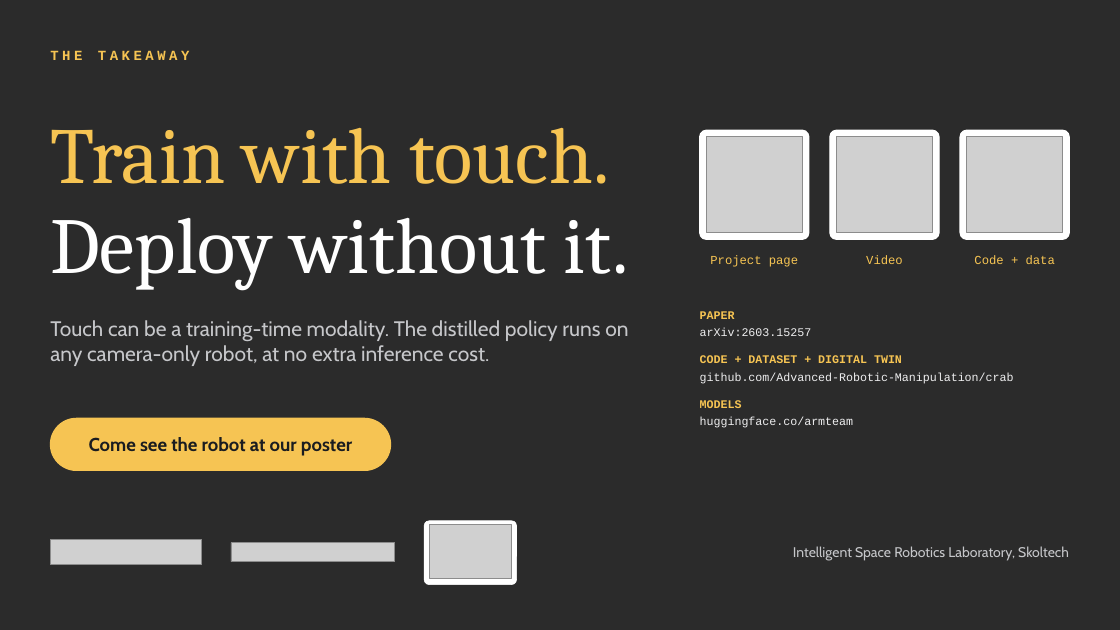
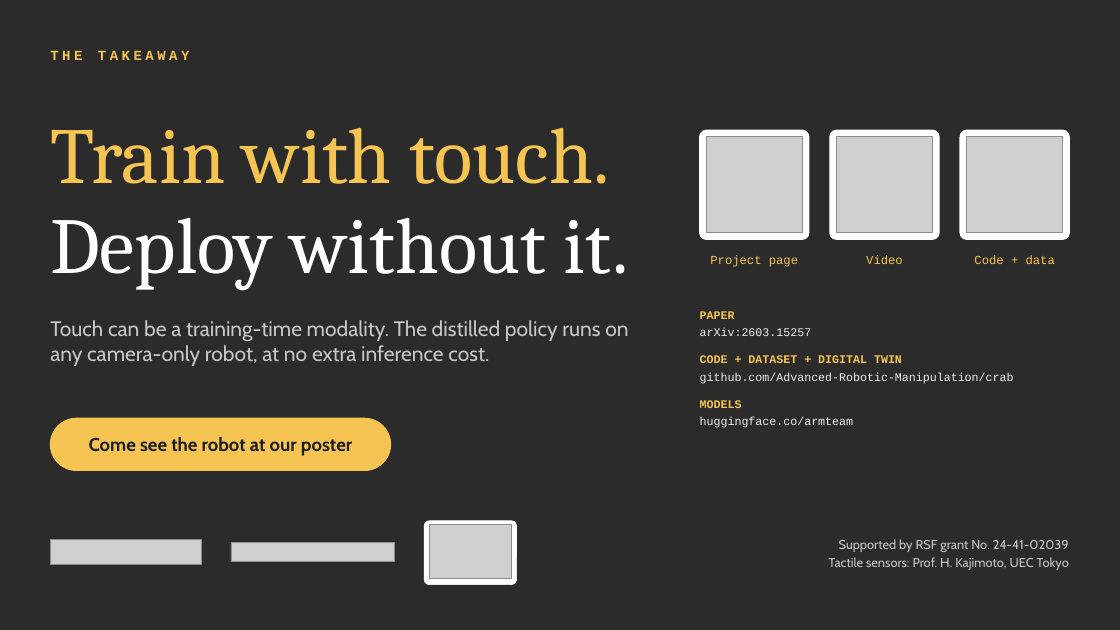
Before and after one commit to Advanced-Robotic-Manipulation/crab, a slide deck: slide 7 of docs/presentations/iros2026/HapticVLA_IROS2026_Lightning.pptx. Drawn at 1120x630 pixels with LibreOffice and Linux fonts; fonts in the diff are those of the drawing; grey boxes stand for pictures; background and template pictures are left out; a plain dark background stands for a picture behind light text. Boxes give left, top, right and bottom in pixels: in the first picture for what was removed or moved away, otherwise in the second. Text is boxed around its words. In the diff, an @@ line names an element or a change of style, - is before the commit and + after.

```diff
--- a/docs/presentations/iros2026/HapticVLA_IROS2026_Lightning.pptx
+++ b/docs/presentations/iros2026/HapticVLA_IROS2026_Lightning.pptx
@@ text at bbox=[829, 539, 1069, 570]: text changed; size 12 to 11 pt @@
-Intelligent Space Robotics Laboratory, Skoltech
+Supported by RSF grant No. 24-41-02039
+Tactile sensors: Prof. H. Kajimoto, UEC Tokyo
```
Also in this commit, not shown: 1 other slide changed, 2 other files.
